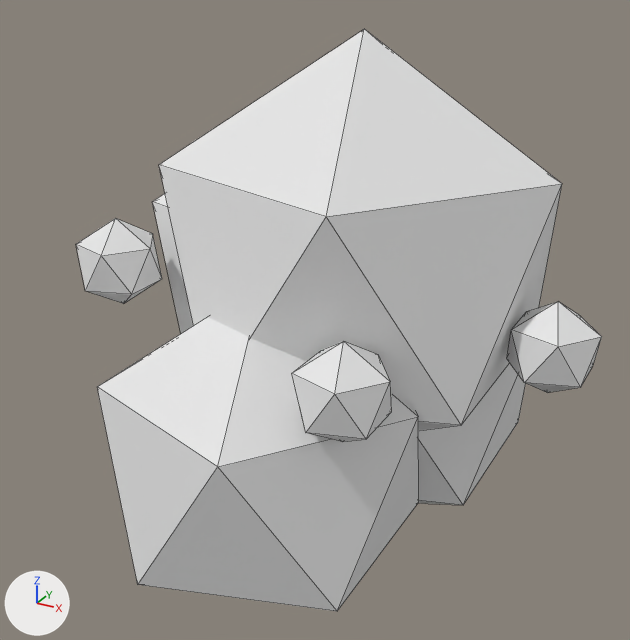
The FBX model Assets/Resources/Models/Plant_Berry_b.fbx, before and after one commit.
Camera for both pictures: a 50 mm camera at (0.376, -0.746, 0.65) aimed at (-0.026, -0.015, 0.285). The lights are fixed; the arrows at lower left show +X, +Y and +Z. The picture after the commit comes second. Mesh edges are drawn as thin lines. Objects named as collision shapes, trigger or cutter boxes, shadow casters or lower levels of detail are left out. Where no turn or scale is listed for an object, it has been applied to the vertices.

Names of what the first picture shows: 'Plant_Berry_b'.
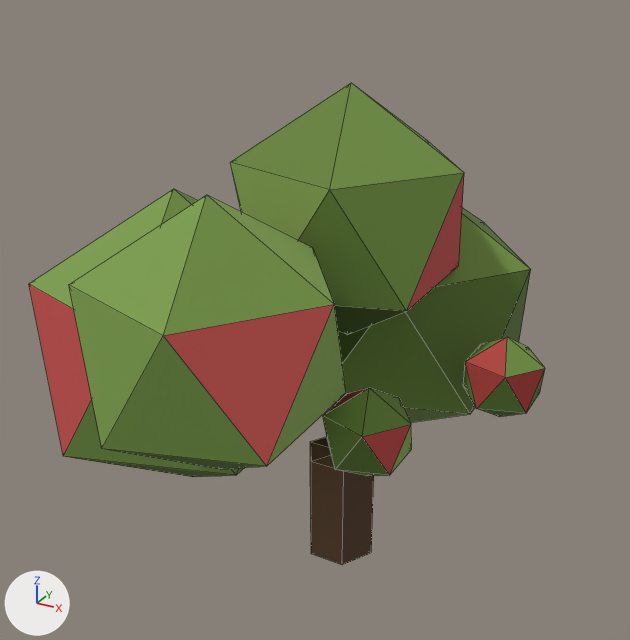
The change, as JSON lines over the scene's bpy script:
```json
{"op": "add", "block": "img_palette_png", "code": ["img_palette_png = load_image('palette.png', '../../Art/Palette/Palette.png', 128, 432, 'sRGB')"]}
{"op": "add", "block": "mat_m_palette", "code": ["mat_m_palette = principled_material('M_Palette')", "mat_m_palette.texture = img_palette_png", "mat_m_palette.roughness = 0.85"]}
{"block": "me_plant_berry", "where": "# used by ob_plant_berry_b; location = (0.0, 0.0, 0.0)"}
{"op": "remove", "block": "me_plant_berry", "code": "me_plant_berry.from_pydata(...)  # 122 vertices, 198 faces; spans x -0.237..0.263, y -0.285..0.259, z 0.0..0.575"}
{"op": "add", "block": "me_plant_berry", "code": "me_plant_berry.from_pydata(...)  # 134 vertices, 218 faces; spans x -0.321..0.206, y -0.317..0.285, z 0.0..0.524"}
{"block": "me_plant_berry", "change": "me_plant_berry part 1: a new loose piece, an icosphere of 20 faces spanning x -0.138..0.152, y 0.009..0.285, z 0.086..0.41, in mat_m_palette (picture img_palette_png)"}
{"block": "me_plant_berry", "change": "me_plant_berry part 2: a new loose piece, an icosphere of 20 faces spanning x -0.125..0.098, y -0.317..-0.104, z 0.218..0.468, in mat_m_palette (picture img_palette_png)"}
{"block": "me_plant_berry", "change": "me_plant_berry part 3: a new loose piece, an icosphere of 20 faces spanning x -0.118..0.116, y -0.099..0.123, z 0.263..0.524, in mat_m_palette (picture img_palette_png)"}
{"block": "me_plant_berry", "change": "me_plant_berry part 4: a new loose piece, an icosphere of 20 faces spanning x -0.321..-0.012, y -0.204..0.091, z 0.07..0.416, in mat_m_palette (picture img_palette_png)"}
{"block": "me_plant_berry", "change": "me_plant_berry part 5: the loose piece of 12 vertices spanning x 0.182..0.263, y -0.065..0.011, z 0.27..0.36 is moved by (-0.056, 0.053, -0.067), in mat_m_palette (picture img_palette_png)"}
{"block": "me_plant_berry", "change": "me_plant_berry part 6: the loose piece of 12 vertices spanning x -0.227..-0.147, y -0.162..-0.085, z 0.31..0.4 is moved by (0.022, 0.094, -0.093), in mat_m_palette (picture img_palette_png)"}
{"block": "me_plant_berry", "change": "me_plant_berry part 7: the loose piece of 12 vertices spanning x 0.061..0.141, y -0.238..-0.162, z 0.275..0.365 is moved by (-0.157, 0.042, -0.074), in mat_m_palette (picture img_palette_png)"}
{"block": "me_plant_berry", "change": "me_plant_berry part 8: a new loose piece, an icosphere of 20 faces spanning x 0.055..0.136, y -0.177..-0.1, z 0.204..0.294, in mat_m_palette (picture img_palette_png)"}
{"block": "me_plant_berry", "change": "me_plant_berry part 9: the loose piece of 12 vertices spanning x -0.168..0.21, y -0.189..0.171, z 0.153..0.575 is deleted"}
{"block": "me_plant_berry", "change": "me_plant_berry part 10"}
{"block": "me_plant_berry", "change": "43 vertices are removed from x -0.237..0.176, y -0.285..0.256, z 0.0..0.509"}
{"block": "me_plant_berry", "change": "72 faces are deleted"}
{"block": "me_plant_berry", "change": "1 vertex is added at (0.0, 0.0, 0.125)"}
{"block": "me_plant_berry", "change": "6 new vertices lie (0.0, 0.0, 0.125) away from vertices in x -0.04..0.04, y -0.035..0.035, z 0.0"}
{"block": "me_plant_berry", "change": "12 new faces join them"}
{"block": "me_plant_berry", "change": "other edits to the shape of me_plant_berry do not show in these pictures"}
{"op": "add", "block": "me_plant_berry", "code": "me_plant_berry.materials.append(mat_m_palette)  # picture img_palette_png"}
```

Pixel boxes [x1, y1, x2, y2] of what changed, in the pictures (630 x 640 px; the box of a moved part takes in the faces that stretch with it):
```json
{"object": "Plant_Berry_b", "change": "reshaped, recoloured", "before": [76, 29, 602, 611], "after": [29, 83, 545, 565], "on screen": "17% shorter"}
{"part": 1, "of": "me_plant_berry", "change": "added", "after": [334, 208, 531, 423], "on screen": "green"}
{"part": 2, "of": "me_plant_berry", "change": "added", "after": [69, 195, 346, 469], "on screen": "green"}
{"part": 3, "of": "me_plant_berry", "change": "added", "after": [230, 83, 464, 335], "on screen": "green"}
{"part": 4, "of": "me_plant_berry", "change": "added", "after": [29, 189, 244, 477]}
{"part": 5, "of": "me_plant_berry", "change": "moved or reshaped", "before": [507, 302, 602, 393], "after": [463, 337, 545, 417]}
{"part": 6, "of": "me_plant_berry", "change": "moved or reshaped", "before": [76, 218, 162, 304], "on screen": "not visible afterwards"}
{"part": 7, "of": "me_plant_berry", "change": "moved or reshaped", "before": [292, 341, 392, 442], "on screen": "not visible afterwards"}
{"part": 8, "of": "me_plant_berry", "change": "added", "after": [323, 388, 412, 476], "on screen": "green"}
{"part": 9, "of": "me_plant_berry", "change": "deleted", "before": [159, 29, 562, 431]}
{"part": 10, "of": "me_plant_berry", "change": "reshaped", "before": [97, 194, 526, 611], "after": [310, 437, 374, 565]}
```
